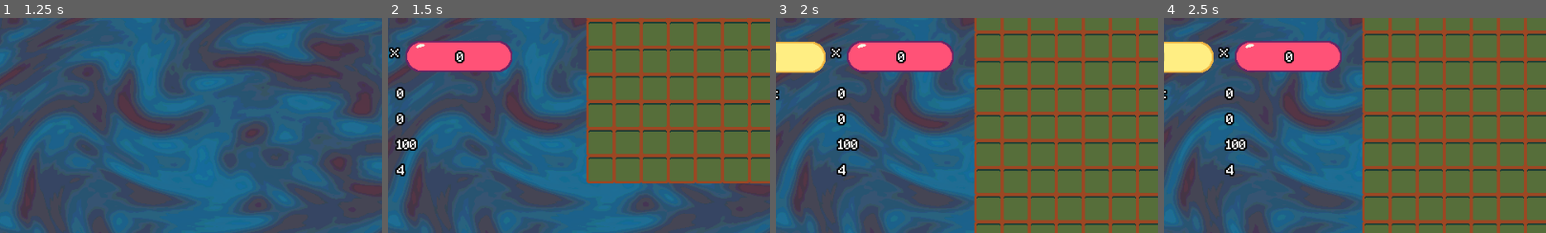
Above: before the commit, frames 1-4 (left to right).
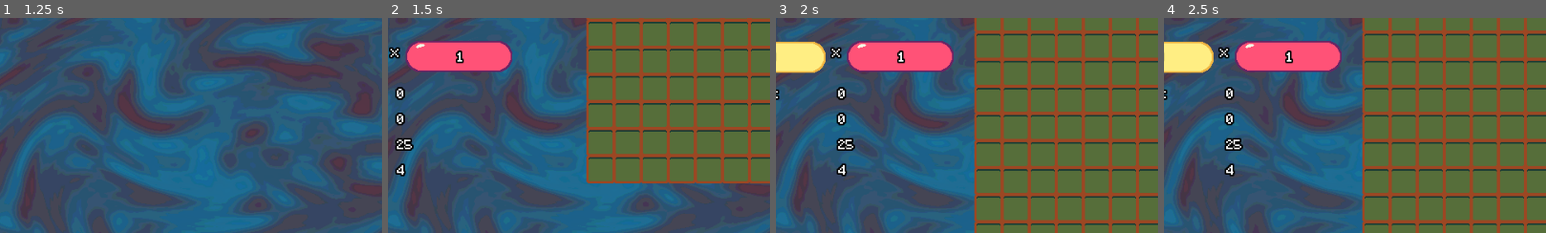
Above: after the commit, the same moments.

Repository: frxedlxver/godot-wordgame-prototypes
Game: Godot game, scene res://scenes/test.tscn
The game is run twice, just before and just after one commit, with the same random seed, the same clock (stepped at 60 frames per second) and the same inputs.
Inputs (mouse positions are % of the whole screen's width and height, from its top left):
- Up to frame 1 (1.25 s): click "New Game" at 0.5 s
- Up to frame 2 (1.5 s): drag from (36, 1) to (64, 1) at 1.27 s
- Up to frame 3 (2 s): no input
- Up to frame 4 (2.5 s): tap Enter at 2 s; drag from (36, 25) to (64, 25) at 2.02 s
The pictures show only the part of the screen within x 8-58%, y 25-75%; the shares and areas given below are measured in that part.

Frame 1 is identical in both runs. In frame 2, 0.3% of the frame differs, in the area x 2-21%, y 15-62%; in frame 3, 0.3%, in the area x 15-34%, y 15-62%; in frame 4, 0.3%.

Commit message:
added phases and rounds

Diff:
--- /dev/null
+++ b/src/phase_config.gd
@@ -0,0 +1,20 @@
+# tabs for indentation
+# res://data/PhaseCfg.gd
+class_name PhaseCfg
+extends RefCounted
+
+var required_score	: int
+var is_boss			: bool
+var money_reward	: int
+var upgrade_id		: String
+
+func _init(
+	required_score : int,
+	is_boss : bool = false,
+	money_reward : int = 0,
+	upgrade_id : String = ""
+) -> void:
+	self.required_score = required_score
+	self.is_boss        = is_boss
+	self.money_reward   = money_reward
+	self.upgrade_id     = upgrade_id
--- a/src/round.gd
+++ b/src/round.gd
@@ -7,51 +7,108 @@
 @export var hand     : Hand
 @export var round_ui : RoundUI
 
-var turn_score : int = 0
-var total_score : int = 0
-var _required_score : int = 0
-var mult : int = 1
-var plays : int = 0
-var mulligans : int = 0
-
+# ──────────────────────────── round-state (auto-updates UI) ────────────────
+var _turn_score		: int = 0
+var turn_score		: int:
+	set(v):
+		_turn_score = v
+		if round_ui:
+			round_ui.update_turn_score(_turn_score)
+	get:
+		return _turn_score
+
+var _total_score	: int = 0
+var total_score		: int:
+	set(v):
+		_total_score = v
+		if round_ui:
+			round_ui.update_total_score(_total_score)
+	get:
+		return _total_score
+
+var _required_score	: int = 0
+var required_score	: int:
+	set(v):
+		_required_score = v
+		if round_ui:
+			round_ui.update_required_score(_required_score)
+	get:
+		return _required_score
+
+var _mult			: int = 1
+var mult			: int:
+	set(v):
+		_mult = v
+		if round_ui:
+			round_ui.update_mult(_mult)
+	get:
+		return _mult
+
+var _plays			: int = 0
+var plays			: int:
+	set(v):
+		_plays = v
+		if round_ui:
+			round_ui.update_plays(_plays)
+	get:
+		return _plays
+
+var _mulligans		: int = 0
+var mulligans		: int:
+	set(v):
+		_mulligans = v
+		if round_ui:
+			round_ui.update_mulligans(_mulligans)
+	get:
+		return _mulligans
+
+# ─────────────────────────── internal flags/data ───────────────────────────
 var highlighted_board_slot : Slot
-var _scoring_in_progress   : bool = false	#  ←  new flag
+var _scoring_in_progress   : bool = false
+var current_phase : PhaseCfg
+var round_cfg : RunTable.RoundCfg
 
 signal finished(bool)
+signal phase_finished(bool)
 
 # ─────────────────────────────── lifecycle ────────────────────────────────
-func initialize(bag_data : Array[GameTileData], required_score : int = 0) -> void:
+func initialize(bag_data : Array[GameTileData], round_config : RunTable.RoundCfg) -> void:
 	TILE_MANIPULATOR.register_hand_board(hand, board)
-	_required_score = required_score
-	round_ui.update_required_score(required_score)
+
+	round_cfg = round_config
+	start_next_phase()
+
 	# board → round connections
 	board.slot_highlighted.connect(func(slot): highlighted_board_slot = slot)
 	board.slot_unhighlighted.connect(func(_slot): highlighted_board_slot = null)
 
+	# scoring engine hooks
 	SCORING_ENGINE.turn_score_updated.connect(on_turn_score_updated)
 	SCORING_ENGINE.turn_mult_updated.connect(on_mult_changed)
+
 	# hand / bag ui
 	hand.tile_placed.connect(on_tile_placed)
 	bag.tile_count_changed.connect(round_ui.bag_count_updated)
 
 	bag.initialize_from(bag_data)
 	animate_in()
-	plays = G.current_run_data.plays_per_round
-	round_ui.update_plays(plays)
-	mulligans = G.current_run_data.mulls_per_round
-	round_ui.update_mulligans(mulligans)
+
+	plays      = G.current_run_data.plays_per_round
+	mulligans  = G.current_run_data.mulls_per_round
+
 func animate_in() -> void:
 	var board_tween = create_tween()
 	board_tween.tween_property(board, "position", Vector2.ZERO, 0.5)
 	var ui_tween = create_tween()
 	ui_tween.tween_property(round_ui, "position", Vector2.ZERO, 0.5)
+
 	while hand.tile_count() < G.current_run_data.max_hand_size and not bag.is_empty():
 		await get_tree().create_timer(0.05).timeout
 		hand.add_to_hand(bag.draw_tile())
 
 func end() -> void:
 	await animate_out()
-	self.queue_free()
+	queue_free()
 
 func animate_out():
 	var board_tween = create_tween()
@@ -61,7 +118,6 @@
 	ui_tween.tween_property(round_ui, "position", Vector2(-500, 0), 0.5)
 	await ui_tween.finished
 
-
 # ───────────────────────────── input handler ──────────────────────────────
 func _unhandled_input(event : InputEvent) -> void:
 	if event.is_action_pressed("play") and not _scoring_in_progress:
@@ -74,42 +130,52 @@
 
 # ───────────────────────────── play action ────────────────────────────────
 func play_tiles() -> void:
-
 	var snap := board.get_turn_snapshot()
 	var legal = SCORING_ENGINE.validate_turn(
 		snap.board_text,
 		snap.placed_mask,
 		snap.new_tiles
 	)
+
 	if not legal:
 		board.buzz_tiles()
 		_scoring_in_progress = false
 		return
 
-	# board is legal, we can subtract a play and start the scoring
+	# board is legal: subtract a play and commit
 	plays -= 1
-	round_ui.update_plays(plays)
-	print(plays)
 	board.commit_turn(snap.new_tiles)
 
-
-	# start scoring (runs async inside ScoringEngine)
+	# start scoring (async inside ScoringEngine)
 	SCORING_ENGINE.score_turn(
 		snap.board_text,
 		snap.board_tiles,
 		snap.placed_mask,
-		snap.new_tiles)
-
-	var result = await  SCORING_ENGINE.score_calculation_complete
-	# wait for engine to finish and give us the result tuple
-	var points : int = result[0]
-	var mult   : int = result[1]
-
-	turn_score  = points
-	mult        = mult				# update running mult if you track it
+		snap.new_tiles
+	)
+
+	var result = await SCORING_ENGINE.score_calculation_complete
+	var points		: int = result[0]
+	var mult_val	: int = result[1]
+
+	turn_score = points
+	mult       = mult_val
 	await on_scoring_complete()
 
-
+func start_next_phase():
+	if current_phase == null:
+		current_phase = round_cfg.phase1
+	elif current_phase == round_cfg.phase1:
+		current_phase = round_cfg.phase2
+	elif current_phase == round_cfg.phase2:
+		current_phase = round_cfg.boss
+
+	total_score     = 0
+	required_score  = current_phase.required_score
+	plays           = G.current_run_data.plays_per_round
+	mulligans       = G.current_run_data.mulls_per_round
+
+	start_new_turn()
 
 func _refill_hand() -> void:
 	while hand.tile_count() < G.current_run_data.max_hand_size and not bag.is_empty():
@@ -132,25 +198,23 @@
 	round_ui.update_turn_total(turn_total)
 	await get_tree().create_timer(SCORING_ENGINE.TIME_BETWEEN_ANIMATIONS * 2).timeout
 	total_score += turn_total
-	round_ui.update_total_score(total_score)
-
-	#determine if win or lose
-	if total_score > _required_score:
-		finished.emit(true)
-		print("WON")
+	await get_tree().create_timer(SCORING_ENGINE.TIME_BETWEEN_ANIMATIONS * 2).timeout
+
+	# determine win / lose
+	if total_score > current_phase.required_score:
+		if current_phase == round_cfg.boss:
+			finished.emit(true)
+		else:
+			phase_finished.emit(true)
 	elif plays <= 0:
 		finished.emit(false)
-		print("LOST")
 	else:
 		start_new_turn()
 
 func start_new_turn():
 	round_ui.update_turn_total(0)
 	turn_score = 0
-	round_ui.update_turn_score(0)
-
-	mult = 1
-	round_ui.update_mult(mult)
+	mult       = 1
 
 	_refill_hand()
 	_scoring_in_progress = false
--- /dev/null
+++ b/src/round_config.gd
@@ -0,0 +1,5 @@
+class_name RoundConfig extends Resource
+
+@export var phase1 : PhaseConfig
+@export var phase2 : PhaseConfig
+@export var phase3 : PhaseConfig
--- a/src/run.gd
+++ b/src/run.gd
@@ -15,10 +15,26 @@
 func start_next_round():
 	round = round_scene.instantiate()
 	round.finished.connect(_on_round_finished)
+	round.phase_finished.connect(_on_phase_finished)
 	self.add_child(round)
 	var next_round_score = (G.current_run_data.last_round_won + 1) * 100
-	round.initialize(G.current_run_data.tile_bag, next_round_score)
+	var next_round = RunTable.default_run[G.current_run_data.last_round_won]
+	round.initialize(G.current_run_data.tile_bag, next_round)
 
 func _on_round_finished(won : bool):
+	G.current_run_data.last_round_won += 1
 	round.end()
 	round = null
+	if won:
+		start_next_round()
+	else:
+		game_over()
+
+func _on_phase_finished(won : bool):
+	if won:
+		round.start_next_phase()
+	else:
+		game_over()
+
+func game_over():
+	round.queue_free()
--- /dev/null
+++ b/src/run_config.gd
@@ -0,0 +1,46 @@
+
+class_name RunTable
+
+class RoundCfg:
+	var phase1 : PhaseCfg
+	var phase2 : PhaseCfg
+	var boss : PhaseCfg
+
+	func _init(p1 : PhaseCfg, p2 : PhaseCfg, p3 : PhaseCfg):
+		phase1 = p1
+		phase2 = p2
+		boss = p3
+
+
+##  RunTable.RUNS[round][phase] → PhaseCfg
+static var default_run : Array = [
+	# ROUND 1
+	RoundCfg.new(
+		PhaseCfg.new(
+			25, false, 3, ""
+		),
+		PhaseCfg.new(
+			50, false, 5, ""
+		),
+		PhaseCfg.new(
+			100, true, 10, ""
+		)
+	),
+	# ROUND 2
+	RoundCfg.new(
+		PhaseCfg.new(
+			75, false, 3, ""
+		),
+		PhaseCfg.new(
+			125, false, 5, ""
+		),
+		PhaseCfg.new(
+			300, true, 10, ""
+		)
+	),
+
+
+
+
+	# … add six more rounds …
+]
--- a/src/run_data.gd
+++ b/src/run_data.gd
@@ -18,7 +18,6 @@
 	reinitialize()
 	if seed == "":
 		seed = _generate_random_seed()
-
 	rng_seed  = seed          # ← FIX ① assign it
 	rng_state = 0             # ← FIX ② clear state
 	in_progress = true
--- a/src/scoring_engine.gd
+++ b/src/scoring_engine.gd
@@ -49,9 +49,23 @@
 	for w in words:
 		var res := await _score_word(w, pitch, turn_pts, turn_mul, board_tiles)
 
+
+
+
 		turn_pts = res.turn_pts
 		turn_mul = res.turn_mul
 		pitch   += w["text"].length() * 0.04
+
+		for pos : Vector2i in w["tiles"]:
+			var tile : GameTile = board_tiles[pos.y][pos.x]
+			tile.animate_score()
+			turn_mul += 1
+			var label = _spawn_score_label("+1x", tile.global_position)
+			turn_mult_updated.emit(label, turn_mul)
+
+		AudioStreamManager.play_good_sound(pitch)
+		pitch += 0.04
+		await get_tree().create_timer(TIME_BETWEEN_ANIMATIONS)
 
 		var word_ctx = {
 			"word" : w["text"],
@@ -79,7 +93,6 @@
 ) -> Dictionary:
 
 	var word_pts : int = 0
-	var word_mul : int = 1
 	var idx      : int = 0
 	var pitch    : float = start_pitch
 	const STEP   : float = 0.04
@@ -106,10 +119,9 @@
 		if tile_pts > 0:
 			word_pts += tile_pts
 
-		var label = DisappearingLabel.new("+%d" % tile_pts, tile.global_position)
-		add_child(label)
+
+		var label = _spawn_score_label(str(tile_pts), tile.global_position)
 		turn_score_updated.emit(label, turn_in_pts + word_pts)
-
 		AudioStreamManager.play_good_sound(pitch)
 		pitch += STEP
 
@@ -142,9 +154,6 @@
 					var new_label = DisappearingLabel.new(eff.exclamation, node.global_position, true)
 					turn_mult_updated.emit(label)
 
-
-
-
 				if score_changed or mult_changed:
 					node.ding()
 					AudioStreamManager.play_good_sound(pitch)
@@ -160,6 +169,11 @@
 		"turn_pts" : turn_in_pts + word_pts,
 		"turn_mul" : turn_in_mul
 	}
+
+func _spawn_score_label(text : String, pos : Vector2, parent : Node = self) -> DisappearingLabel:
+	var lbl = DisappearingLabel.new(text, pos)
+	parent.add_child(lbl)
+	return lbl
 
 # ─────────────────── positional validation helpers ─────────────────────────
 func _tiles_form_single_line(text:Array, new_tiles:Array) -> bool:
